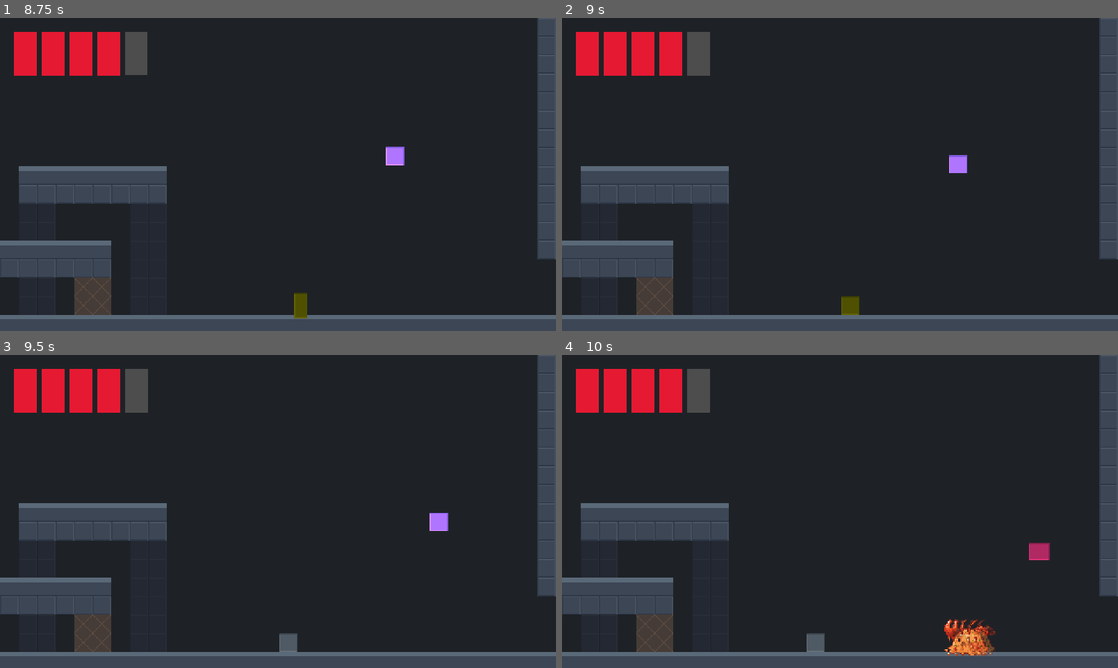
Above: before the commit, frames 1-4 (two rows, left to right).
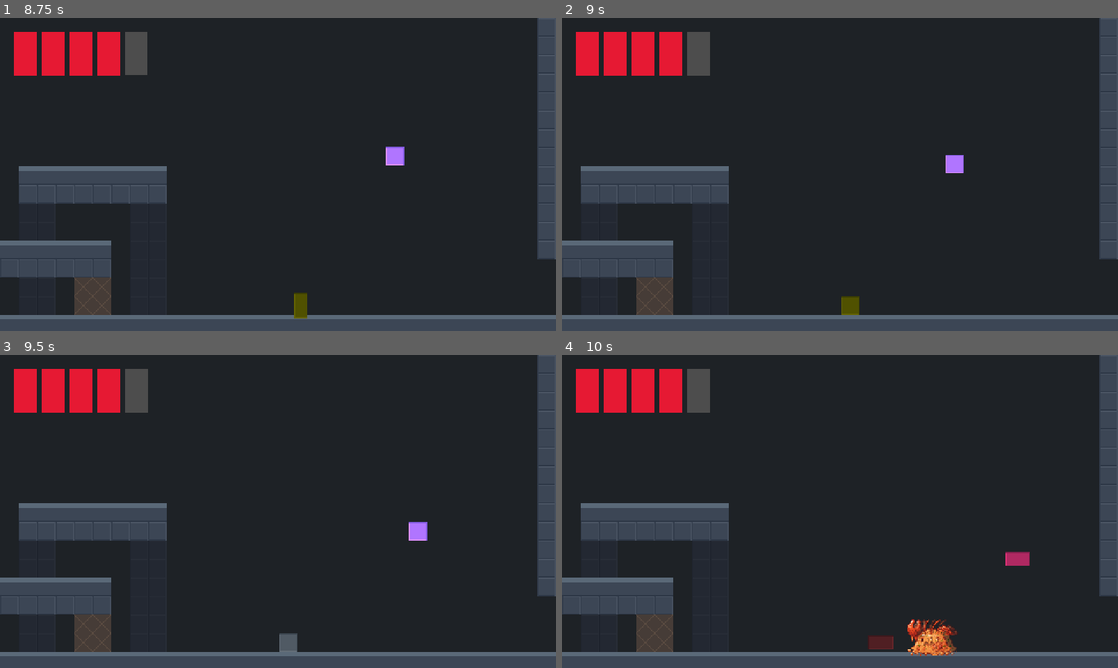
Above: after the commit, the same moments.

Repository: ido1224/2d-metroidvania
Game: Godot game, scene res://scenes/rooms/test_room.tscn
Two runs of this game, one before a commit and one after it. Both use one fixed random seed, a clock stepped at 60 frames per second and the inputs below.
Inputs:
- Up to frame 1 (8.75 s): hold D (move_right) 0.53-2.03 s; tap J (attack) at 0.6, 2.3, 2.85, 4.55, 5.1, 6.8, 7.35 s; tap Space (jump) at 0.77, 1.07, 1.52, 1.55, 1.82, 2.1, 3.02, 3.32, 3.77, 3.8, 4.07, 4.52, 4.82, 6.02, 6.05, 6.32, 6.6, 6.77, 7.07, 7.52, 7.82, 8.3 s; tap K (dash) at 0.8, 1.35, 3.05, 3.6, 5.3, 5.85, 7.55, 8.1 s; hold A (move_left) 2.03-2.78 s; hold D (move_right) 2.78-4.28 s; hold A (move_left) 4.28-5.03 s; tap Q (ground_slam) at 4.35 s; hold D (move_right) 5.03-5.78 s; hold A (move_left) 5.78-7.28 s; hold D (move_right) from 7.28 s (still down)
- Up to frame 2 (9 s): keep holding D (move_right); tap Q (ground_slam) at 8.85 s
- Up to frame 3 (9.5 s): keep holding D (move_right); tap Space (jump) at 9.02, 9.32 s; tap J (attack) at 9.05 s
- Up to frame 4 (10 s): release D (move_right) at 9.53 s; hold A (move_left) from 9.53 s (still down); tap J (attack) at 9.6 s; tap Space (jump) at 9.77 s; tap K (dash) at 9.8 s

Frame 1 is identical in both runs. In frame 2, 0.1% of the frame differs, in the area x 69-73%, y 43-50%; in frame 3, 0.4%; in frame 4, 2.3%, in the area x 44-88%, y 60-97%.

Commit message:
Player knockback carries for knockback_duration; Flyer knocks sideways (v0.10.1)
Ground friction erased knockback within ~4 frames (walker hit: 11 px push).
Horizontal movement now waits out the 0.15 s knockback window: 46 px.
Flyer dive and body contact pushed the player into the floor; both now
push sideways via a new BaseEnemy.contact_knockback_direction() hook.

Co-Authored-By: Claude Opus 5.5 <noreply@anthropic.com>
Claude-Session: https://claude.ai/code/session_01SiMGQoBfnYZj9AUBZdEwK8

Diff:
--- a/scenes/enemies/base_enemy.gd
+++ b/scenes/enemies/base_enemy.gd
@@ -236,4 +236,11 @@
 	if diff.is_zero_approx():
 		diff = Vector2(float(facing_direction), 0.0)
 
-	area.take_hit(1, diff.normalized() * 160.0)
+	area.take_hit(1, contact_knockback_direction(diff) * 160.0)
+
+
+## Direction the player is pushed on body contact, given the offset from the
+## enemy's centre to the player's hurtbox. Override for enemies that touch the
+## player from above (Flyer), where "straight away" points into the floor.
+func contact_knockback_direction(diff: Vector2) -> Vector2:
+	return diff.normalized()
--- a/scenes/enemies/flyer/flyer.gd
+++ b/scenes/enemies/flyer/flyer.gd
@@ -145,6 +145,14 @@
 		set_facing(1 if velocity.x > 0.0 else -1)
 
 
+## Contact from above would push the player into the floor; push them
+## straight sideways, away from the flyer, instead. Kept flat on purpose:
+## player.gd only adds its upward hop when the knockback has no upward part.
+func contact_knockback_direction(diff: Vector2) -> Vector2:
+	var side: float = signf(diff.x) if absf(diff.x) > 2.0 else float(facing_direction)
+	return Vector2(side, 0.0)
+
+
 ## True when it has strayed further than leash_distance from home
 func is_leashed() -> bool:
 	return global_position.distance_to(home_position) > leash_distance
--- a/scenes/enemies/flyer/flyer.tscn
+++ b/scenes/enemies/flyer/flyer.tscn
@@ -86,7 +86,7 @@
 collision_mask = 32
 monitoring = false
 damage = 1
-knockback_force = 180.0
+knockback_force = 200.0
 
 ; 2 HP — weaker than the walker (3), it's harder to hit
 [node name="HealthComponent" parent="." instance=ExtResource("12_health")]
--- a/scenes/enemies/states/flyer/dive.gd
+++ b/scenes/enemies/states/flyer/dive.gd
@@ -124,7 +124,12 @@
 	spr.rotation = _dive_dir.angle() - (PI if enemy.facing_direction == -1 else 0.0)
 	_play_scale_tween(Vector2(1.5, 0.7), 0.06, Tween.TRANS_QUAD)
 
-	enemy.get_node("Hitbox").activate(_dive_dir)
+	# Knock the player straight sideways (the way the dive is travelling), not along the
+	# dive itself: a dive from above pointed the knockback into the floor, so
+	# the player barely moved. Straight-down dives use the facing direction.
+	# player.gd adds its own upward lift for hits taken on the ground.
+	var side: float = signf(_dive_dir.x) if absf(_dive_dir.x) > 0.15 else float(enemy.facing_direction)
+	enemy.get_node("Hitbox").activate(Vector2(side, 0.0))
 
 
 func _begin_recovery(bonked: bool) -> void:
--- a/scenes/player/player.gd
+++ b/scenes/player/player.gd
@@ -78,7 +78,8 @@
 # --- Knockback ---
 
 ## How long input is suppressed after being hit (seconds).
-## During this window handle_horizontal_movement applies friction only.
+## During this window handle_horizontal_movement does nothing, so the hit's
+## velocity carries (no friction, no walking); jump/dash/attack still work.
 ## HK recovers control in ~9 frames = 0.15 s.
 @export var knockback_duration: float = 0.15
 
@@ -349,10 +350,15 @@
 
 
 func handle_horizontal_movement(delta: float) -> void:
+	# During the short knockback window, let the hit's velocity carry.
+	# Without this, ground friction (3000 px/s²) erased a 200 px/s knockback
+	# within ~4 frames — hits only moved the player ~11 px (measured).
+	# Jump, dash and attack are separate states, so they still work here;
+	# only walking/friction waits the 0.15 s out.
+	if _knockback_timer > 0.0:
+		return
+
 	var fric: float = ground_friction if is_on_floor() else air_friction
-
-	# Knockback timer is kept for i-frame tracking but no longer locks input —
-	# the player can immediately redirect or dash after being hit.
 
 	var input_dir: float = Input.get_axis("move_left", "move_right")
 	var accel: float = ground_acceleration if is_on_floor() else air_acceleration
Not shown, changed: DEVLOG.md
